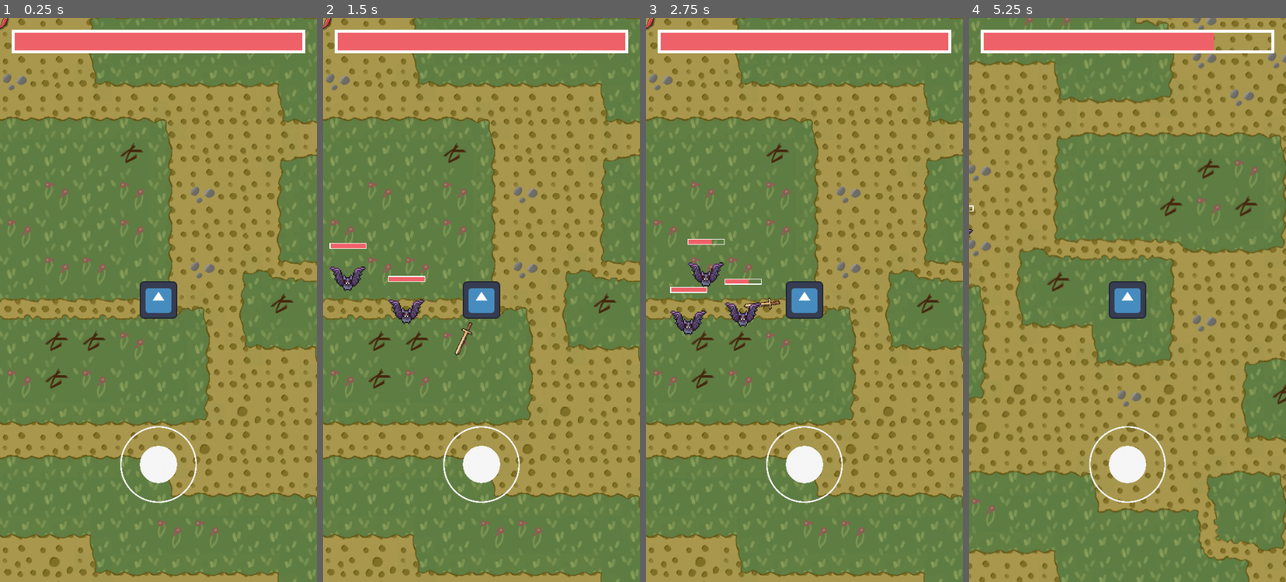
Above: before the commit, frames 1-4 (left to right).
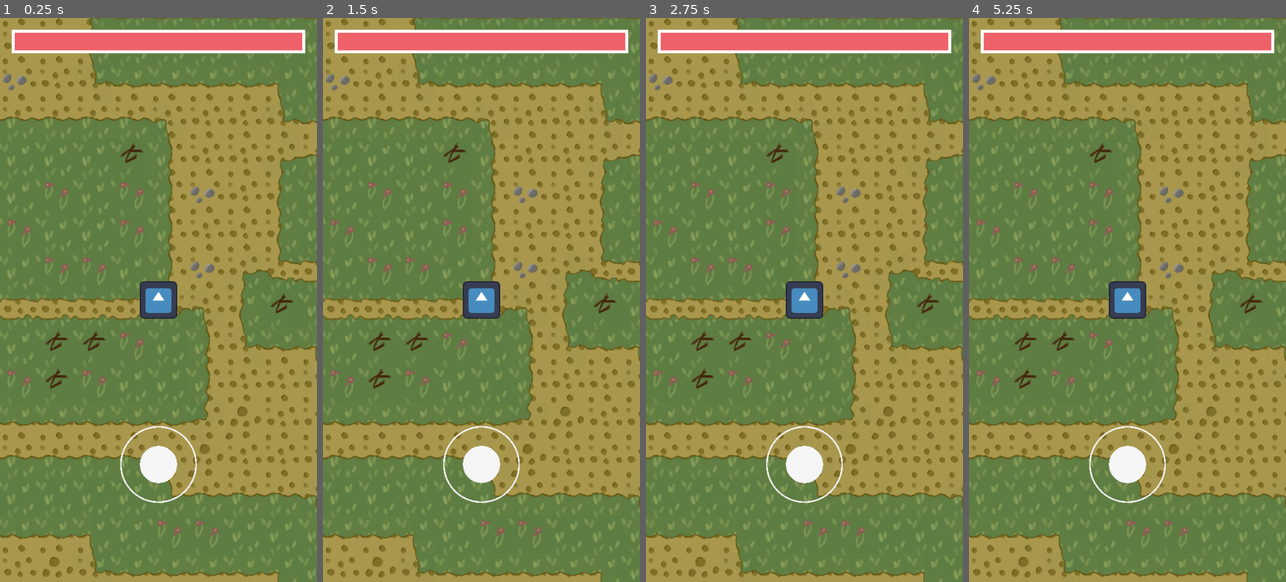
Above: after the commit, the same moments.

Repository: Solidwave/snowdragon
Game: Godot game, scene res://Scenes/Main/Main.tscn
Two runs of this game, one before a commit and one after it. Both use one fixed random seed, a clock stepped at 60 frames per second and the inputs below. The engine's default icon, where the game draws it, is replaced by a stand-in: a white triangle on a blue panel in a dark square.
Inputs (mouse positions are in pixels of both pictures, inside the frame that each line leads up to):
- Up to frame 1 (0.25 s): no input
- Up to frame 2 (1.5 s): click (481, 463) at 0.5 s; click (481, 463) at 1.25 s
- Up to frame 3 (2.75 s): click (804, 463) at 2 s
- Up to frame 4 (5.25 s): move the mouse to (1197, 271) at 2.77 s; move the mouse to (1064, 328) at 3.52 s; move the mouse to (1159, 175) at 4.27 s; move the mouse to (1111, 412) at 5.02 s

The runs differ from the first frame. In frame 1, less than 0.1% of the frame differs, in the area x 0-3%, y 0-3%; in frame 2, 0.9%; in frame 3, 1.2%; in frame 4, 56%, in the area x 0-100%, y 0-100%.

Commit message:
feat: apple, healing items

Diff:
--- a/Resources/Istances/DropPools/CommonDropPool.tres
+++ b/Resources/Istances/DropPools/CommonDropPool.tres
@@ -6,4 +6,4 @@
 [resource]
 script = ExtResource("1_ardtm")
 items = Array[Resource("res://Resources/Types/ItemResource.gd")]([ExtResource("1_uus8e")])
-chances = Array[float]([0.2])
+chances = Array[float]([1.0])
--- /dev/null
+++ b/Resources/Istances/Items/Apple.tres
@@ -0,0 +1,15 @@
+[gd_resource type="Resource" script_class="ItemResource" load_steps=4 format=3 uid="uid://baos76halw4dw"]
+
+[ext_resource type="Script" path="res://Resources/Types/ItemResource.gd" id="1_na4hk"]
+[ext_resource type="Texture2D" uid="uid://h1x6u4fphthv" path="res://Textures/Items/drop-items-atlas.png" id="2_xt57j"]
+
+[sub_resource type="AtlasTexture" id="AtlasTexture_6vdwf"]
+atlas = ExtResource("2_xt57j")
+region = Rect2(0, 448, 32, 32)
+
+[resource]
+script = ExtResource("1_na4hk")
+texture = SubResource("AtlasTexture_6vdwf")
+type = "healing"
+id = 2
+healthValue = 10
--- a/Resources/Istances/Items/AttackSpeedPU.tres
+++ b/Resources/Istances/Items/AttackSpeedPU.tres
@@ -14,3 +14,4 @@
 type = "powerup"
 id = 0
 scene = ExtResource("1_5rn55")
+healValue = 0
--- a/Resources/Types/ItemResource.gd
+++ b/Resources/Types/ItemResource.gd
@@ -9,3 +9,5 @@
 @export var id: int
 
 @export var scene : PackedScene
+
+@export var healthValue : int
--- a/Scenes/Drop/Drop.gd
+++ b/Scenes/Drop/Drop.gd
@@ -7,13 +7,14 @@
 
 var player : Player
 
+var speed = 100
+
 
 # Called when the node enters the scene tree for the first time.
 func _ready():
-	print(sprite_2d, res.texture)
 	sprite_2d.set_texture(res.texture)
 
-
+	continuous_cd = RigidBody2D.CCD_MODE_DISABLED
 
 # Called every frame. 'delta' is the elapsed time since the previous frame.
 func _process(delta):
@@ -23,7 +24,7 @@
 	if player:
 		var direction = (player.global_position - global_position).normalized()
 
-		var speed = 100 + 10/direction.length()
+		speed += 100
 
 		global_position += direction * speed * delta
 
--- a/Scenes/Drop/drop.tscn
+++ b/Scenes/Drop/drop.tscn
@@ -24,6 +24,18 @@
 "update": 0,
 "values": [Vector2(0, 0)]
 }
+tracks/1/type = "value"
+tracks/1/imported = false
+tracks/1/enabled = true
+tracks/1/path = NodePath("Sprite2D:scale")
+tracks/1/interp = 1
+tracks/1/loop_wrap = true
+tracks/1/keys = {
+"times": PackedFloat32Array(0),
+"transitions": PackedFloat32Array(1),
+"update": 0,
+"values": [Vector2(1, 1)]
+}
 
 [sub_resource type="Animation" id="Animation_bduhe"]
 resource_name = "dropped"
@@ -42,17 +54,57 @@
 "values": [Vector2(0, 0), Vector2(0, -5)]
 }
 
+[sub_resource type="Animation" id="Animation_fogpb"]
+resource_name = "appear"
+length = 0.5
+tracks/0/type = "value"
+tracks/0/imported = false
+tracks/0/enabled = true
+tracks/0/path = NodePath("Sprite2D:scale")
+tracks/0/interp = 2
+tracks/0/loop_wrap = true
+tracks/0/keys = {
+"times": PackedFloat32Array(0, 0.4, 0.5),
+"transitions": PackedFloat32Array(1, 1, 1),
+"update": 0,
+"values": [Vector2(0, 0), Vector2(1.2, 1.2), Vector2(1, 1)]
+}
+
 [sub_resource type="AnimationLibrary" id="AnimationLibrary_7ntwj"]
 _data = {
 "RESET": SubResource("Animation_mmymr"),
+"appear": SubResource("Animation_fogpb"),
 "dropped": SubResource("Animation_bduhe")
 }
 
 [sub_resource type="CircleShape2D" id="CircleShape2D_8313t"]
 radius = 50.0
 
+[sub_resource type="AnimationNodeAnimation" id="AnimationNodeAnimation_1ygp8"]
+animation = &"appear"
+
+[sub_resource type="AnimationNodeAnimation" id="AnimationNodeAnimation_oioe0"]
+animation = &"dropped"
+
+[sub_resource type="AnimationNodeStateMachineTransition" id="AnimationNodeStateMachineTransition_ns6wc"]
+advance_mode = 2
+
+[sub_resource type="AnimationNodeStateMachineTransition" id="AnimationNodeStateMachineTransition_10na7"]
+switch_mode = 2
+advance_mode = 2
+
+[sub_resource type="AnimationNodeStateMachine" id="AnimationNodeStateMachine_fmj40"]
+states/Start/position = Vector2(183, 115)
+states/appear/node = SubResource("AnimationNodeAnimation_1ygp8")
+states/appear/position = Vector2(326, 115)
+states/dropped/node = SubResource("AnimationNodeAnimation_oioe0")
+states/dropped/position = Vector2(461, 112)
+transitions = ["Start", "appear", SubResource("AnimationNodeStateMachineTransition_ns6wc"), "appear", "dropped", SubResource("AnimationNodeStateMachineTransition_10na7")]
+
 [node name="Drop" type="RigidBody2D" groups=["Drop"]]
 texture_filter = 1
+collision_layer = 2
+collision_mask = 0
 gravity_scale = 0.0
 script = ExtResource("1_1ns8f")
 res = ExtResource("2_q7tng")
@@ -73,4 +125,9 @@
 [node name="CollisionShape2D" type="CollisionShape2D" parent="Area2D"]
 shape = SubResource("CircleShape2D_8313t")
 
+[node name="AnimationTree" type="AnimationTree" parent="."]
+tree_root = SubResource("AnimationNodeStateMachine_fmj40")
+anim_player = NodePath("../AnimationPlayer")
+active = true
+
 [connection signal="body_entered" from="Area2D" to="." method="_on_area_2d_body_entered"]
--- a/Scenes/Enemy/Enemy.tscn
+++ b/Scenes/Enemy/Enemy.tscn
@@ -19,6 +19,7 @@
 
 [node name="Enemy" type="CharacterBody2D" groups=["Enemy"]]
 scale = Vector2(10, 10)
+collision_layer = 2
 platform_floor_layers = 4294967294
 script = ExtResource("1_sgd0a")
 
--- a/Scenes/HealthComponent/HealthComponent.gd
+++ b/Scenes/HealthComponent/HealthComponent.gd
@@ -7,6 +7,8 @@
 @export var healthBar : HealthBar
 
 @export var invincible := false
+
+signal health_changed
 
 var health : float
 
@@ -22,6 +24,8 @@
 
 		healthBar.value = maxHealth
 
+	health_changed.connect(on_health_changed)
+
 func updateBar(_maxHealth,_value):
 	print(_maxHealth,_value, healthBar)
 	if healthBar:
@@ -29,6 +33,11 @@
 			healthBar.max_value = _maxHealth
 		if _value:
 			healthBar.value = _value
+
+func on_health_changed():
+	print('health_changed')
+	if healthBar:
+		healthBar.value = health
 
 
 func damage(attack: Attack):
--- a/Scenes/Main/Main.tscn
+++ b/Scenes/Main/Main.tscn
@@ -1,55 +1,34 @@
-[gd_scene load_steps=6 format=3 uid="uid://bnwg5xeyracqa"]
+[gd_scene load_steps=7 format=3 uid="uid://bnwg5xeyracqa"]
 
 [ext_resource type="PackedScene" uid="uid://bffvn3ulcjrlc" path="res://Scenes/Player/Player.tscn" id="1_0kp0s"]
 [ext_resource type="PackedScene" uid="uid://du70qfmiocvdl" path="res://Scenes/Tilemap/tile_map.tscn" id="1_o50do"]
 [ext_resource type="PackedScene" uid="uid://dxsft1bnlaypf" path="res://Scenes/Enemy/Enemy.tscn" id="3_02126"]
 [ext_resource type="PackedScene" uid="uid://b7smdfn5ly42y" path="res://Scenes/Drop/drop.tscn" id="3_nrdft"]
+[ext_resource type="Resource" uid="uid://baos76halw4dw" path="res://Resources/Istances/Items/Apple.tres" id="6_sqkdo"]
 [ext_resource type="Resource" uid="uid://pyneill1fsjr" path="res://Resources/Istances/Enemies/Bat/BatResource.tres" id="7_22hnl"]
 
 [node name="Main" type="Node2D"]
-
-[node name="Enemy4" parent="." instance=ExtResource("3_02126")]
-position = Vector2(-2497, -1964)
-scale = Vector2(100, 100)
-resource = ExtResource("7_22hnl")
-stop = true
 
 [node name="TileMap" parent="." instance=ExtResource("1_o50do")]
 layer_0/tile_data = PackedInt32Array(589817, 327681, 7, 589818, 393217, 3, 589819, 327681, 3, 589820, 393217, 4, 589821 …(13022 unchanged characters)…
 
 [node name="Player" parent="." instance=ExtResource("1_0kp0s")]
 
-[node name="Drop" parent="." instance=ExtResource("3_nrdft")]
-position = Vector2(4, 7)
-
-[node name="Enemy" parent="." instance=ExtResource("3_02126")]
-position = Vector2(-391, 258)
+[node name="Enemy8" parent="." instance=ExtResource("3_02126")]
+position = Vector2(-162, 482)
 resource = ExtResource("7_22hnl")
 stop = true
 
-[node name="Enemy2" parent="." instance=ExtResource("3_02126")]
-position = Vector2(-2541, -2156)
-scale = Vector2(100, 100)
+[node name="Drop2" parent="." instance=ExtResource("3_nrdft")]
+position = Vector2(-59, 622)
+res = ExtResource("6_sqkdo")
+
+[node name="Enemy9" parent="." instance=ExtResource("3_02126")]
+position = Vector2(-417, 452)
 resource = ExtResource("7_22hnl")
 stop = true
 
-[node name="Enemy3" parent="." instance=ExtResource("3_02126")]
-position = Vector2(-158, 168)
+[node name="Enemy10" parent="." instance=ExtResource("3_02126")]
+position = Vector2(-416, 620)
 resource = ExtResource("7_22hnl")
 stop = true
-
-[node name="Enemy5" parent="." instance=ExtResource("3_02126")]
-position = Vector2(-143, 572)
-resource = ExtResource("7_22hnl")
-
-[node name="Enemy6" parent="." instance=ExtResource("3_02126")]
-position = Vector2(-249, 416)
-resource = ExtResource("7_22hnl")
-
-[node name="Enemy7" parent="." instance=ExtResource("3_02126")]
-position = Vector2(-378, 640)
-resource = ExtResource("7_22hnl")
-
-[node name="Enemy8" parent="." instance=ExtResource("3_02126")]
-position = Vector2(-667, 615)
-resource = ExtResource("7_22hnl")
--- a/Scenes/Player/Player.gd
+++ b/Scenes/Player/Player.gd
@@ -23,10 +23,25 @@
 		velocity = Vector2.ZERO
 
 func processDrop(drop: Drop):
-	print("Look a", drop.res)
 	match drop.res.type:
 		'powerup' :
 			var powerup = drop.res.scene.instantiate()
 			add_child(powerup)
+		'healing':
+			var healQuantity = drop.res.healthValue
+
+			var healthComponent : HealthComponent = get_node("HealthComponent")
+			if 	healthComponent :
+				var newHealth = healthComponent.health + healQuantity
+
+				print(healthComponent.health)
+
+				healthComponent.health = min(healthComponent.maxHealth,newHealth)
+
+				print(healthComponent.health)
+
+
+				healthComponent.health_changed.emit()
+
 
 	drop.queue_free()
--- a/Scenes/Player/Player.tscn
+++ b/Scenes/Player/Player.tscn
@@ -22,6 +22,7 @@
 [node name="Player" type="CharacterBody2D" node_paths=PackedStringArray("joystick", "hitbox") groups=["Player"]]
 position = Vector2(270, 480)
 scale = Vector2(10, 10)
+collision_mask = 3
 script = ExtResource("1_0kf8f")
 joystick = NodePath("Camera2D/Joystick")
 hitbox = NodePath("HitboxComponent")
--- a/Scenes/Player/PlayerIdle.gd
+++ b/Scenes/Player/PlayerIdle.gd
@@ -20,11 +20,12 @@
 	for i in player.get_slide_collision_count():
 		var collision = player.get_slide_collision(i)
 
-		if collision.get_collider().is_in_group("Enemy"):
+		var collider = collision.get_collider()
+
+		if collider.is_in_group("Enemy"):
 			player.enemyCollision = collision
 
 			Transitioned.emit(self,"playerstunned")
 
-		if collision.get_collider().is_in_group("Drop"):
-			print(collision.get_collider())
-			player.processDrop(collision.get_collider())
+		if collider.is_in_group("Drop"):
+			player.processDrop(collider)
Not shown: 1 places in Scenes/Drop/drop.tscn that only renumber resources
